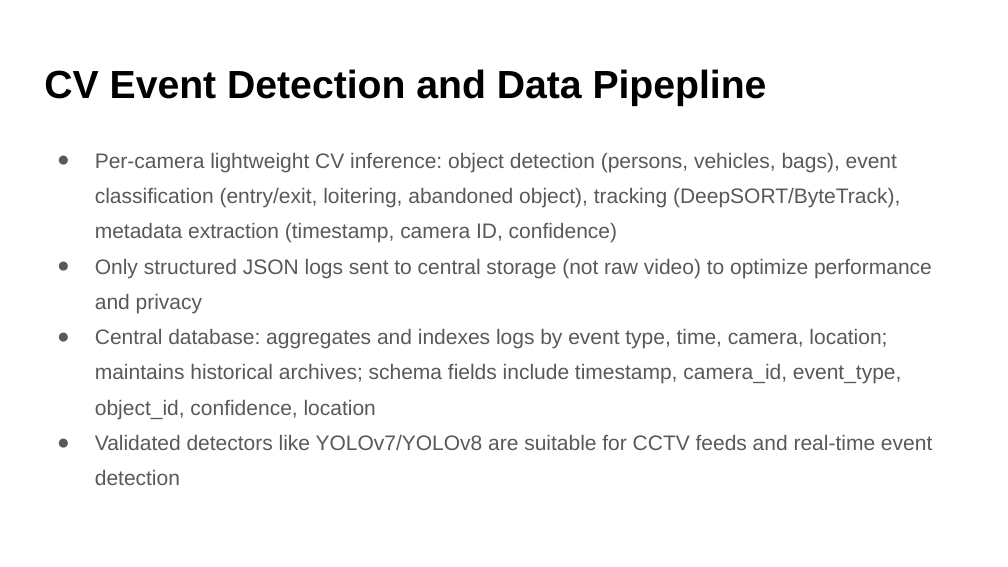
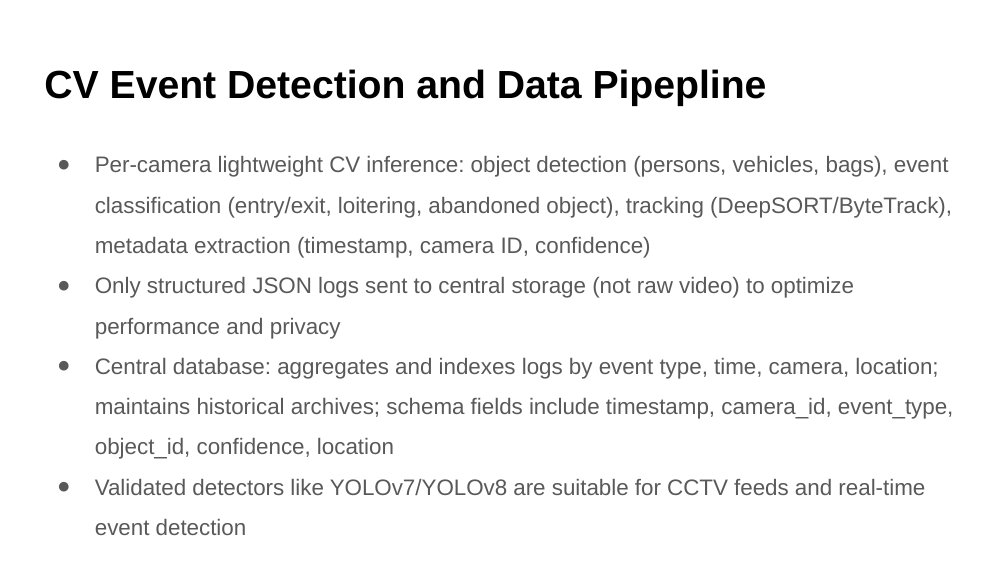
Before and after one commit to Avadh-Ladani-0/vForensIQ, a slide deck: slide 14 of Report/MP_24MCD009.pptx (slide 13 before the commit). Drawn at 1008x567 pixels with LibreOffice and Linux fonts; fonts in the diff are those of the drawing. Boxes give left, top, right and bottom in pixels: in the first picture for what was removed or moved away, otherwise in the second. Text is boxed around its words. In the diff, an @@ line names an element or a change of style, - is before the commit and + after.

```diff
--- a/Report/MP_24MCD009.pptx
+++ b/Report/MP_24MCD009.pptx
@@ text "Per-camera lightweight CV inference: object ..." at [95,156,953,495]: size 15 to 16 pt; line spacing 1.4 to 1.5 @@
```
Also in this commit, not shown: 14 other slides changed, 3 slides added, 17 other files.
